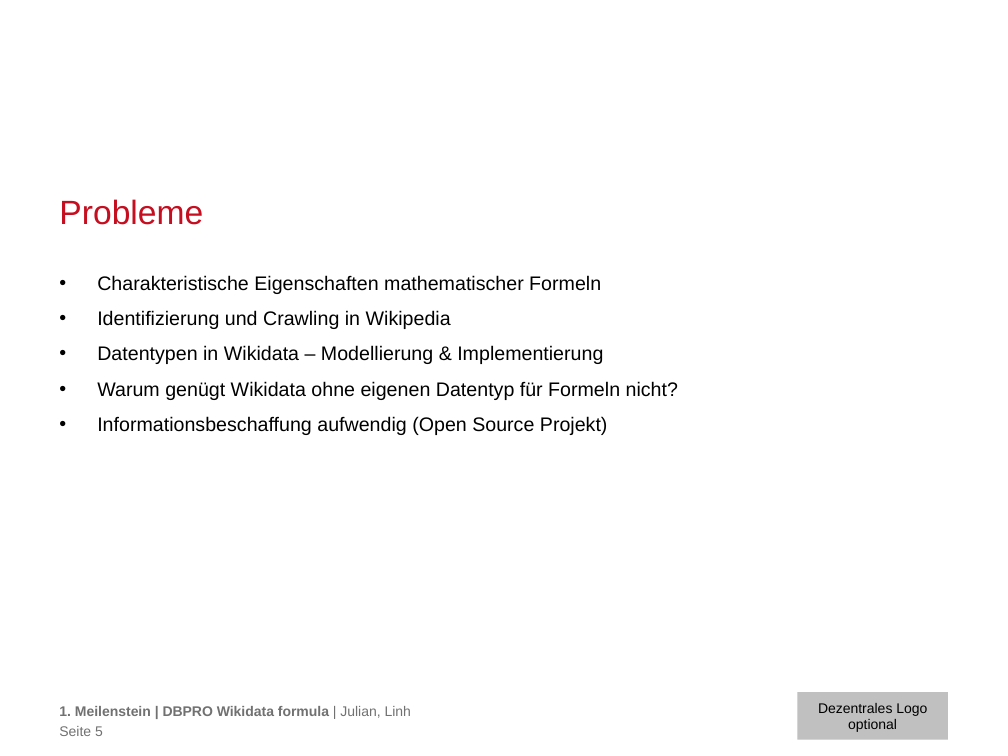
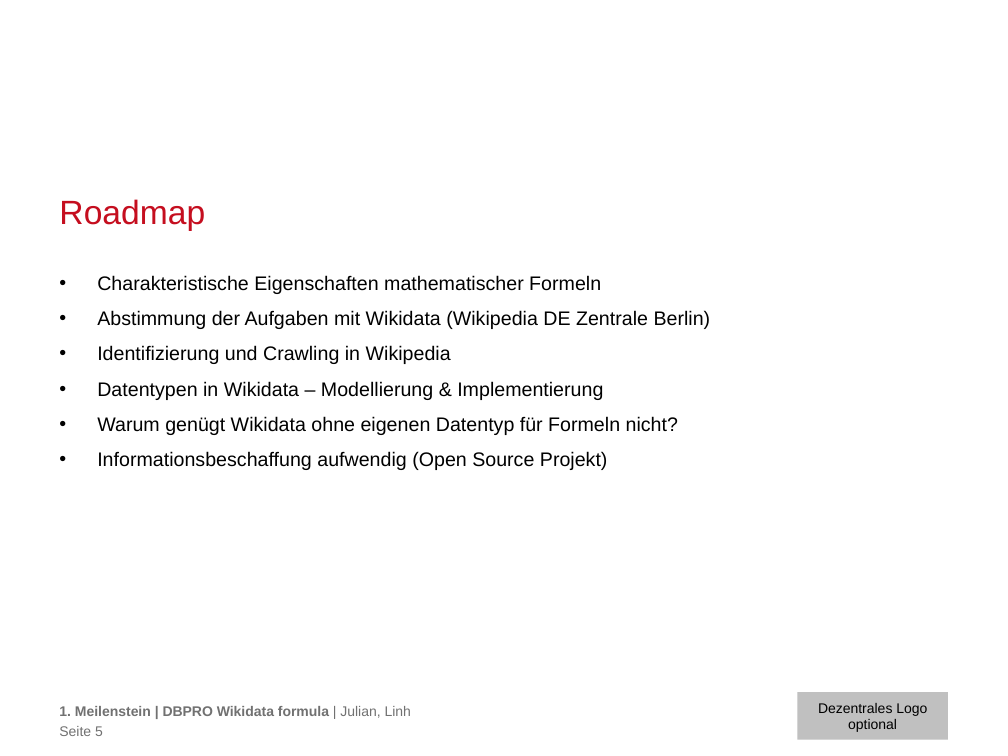
Before and after one commit to TU-Berlin/WikidataMath, a slide deck: slide 5 of docs/milestone presentations/1-presentation/1-complete.pptx. Drawn at 1008x756 pixels with LibreOffice and Linux fonts; fonts in the diff are those of the drawing; background and template pictures are left out. Boxes give left, top, right and bottom in pixels: in the first picture for what was removed or moved away, otherwise in the second. Text is boxed around its words. In the diff, an @@ line names an element or a change of style, - is before the commit and + after.

```diff
--- a/docs/milestone presentations/1-presentation/1-complete.pptx
+++ b/docs/milestone presentations/1-presentation/1-complete.pptx
@@ title at (x1=59, y1=199, x2=205, y2=231): text changed @@
-Probleme
+Roadmap
@@ text at (x1=97, y1=310, x2=711, y2=329): paragraph added @@
+• Abstimmung der Aufgaben mit Wikidata (Wikipedia DE Zentrale Berlin)
```
Also in this commit, not shown: 3 other slides changed, 1 slide removed.
